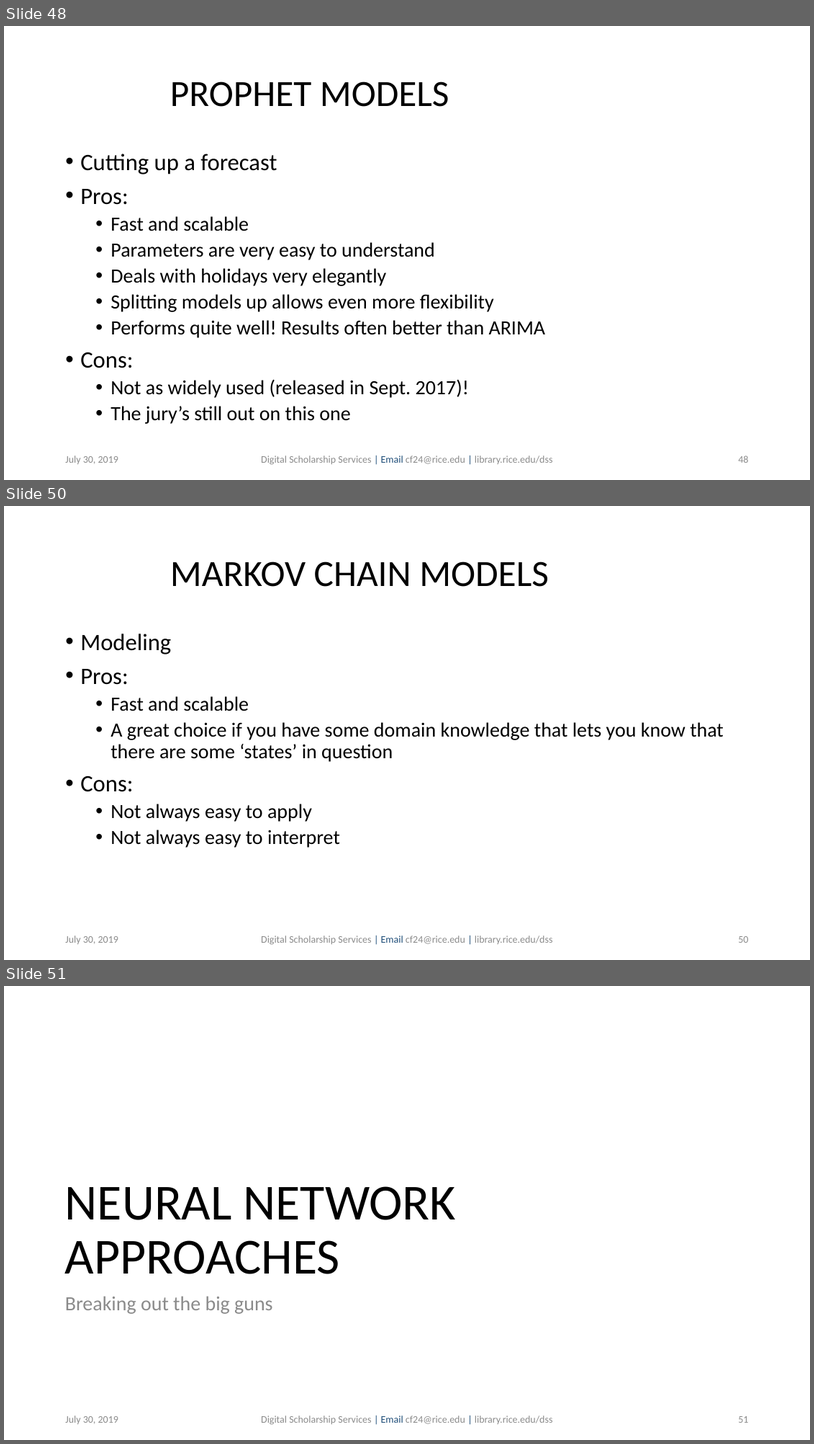
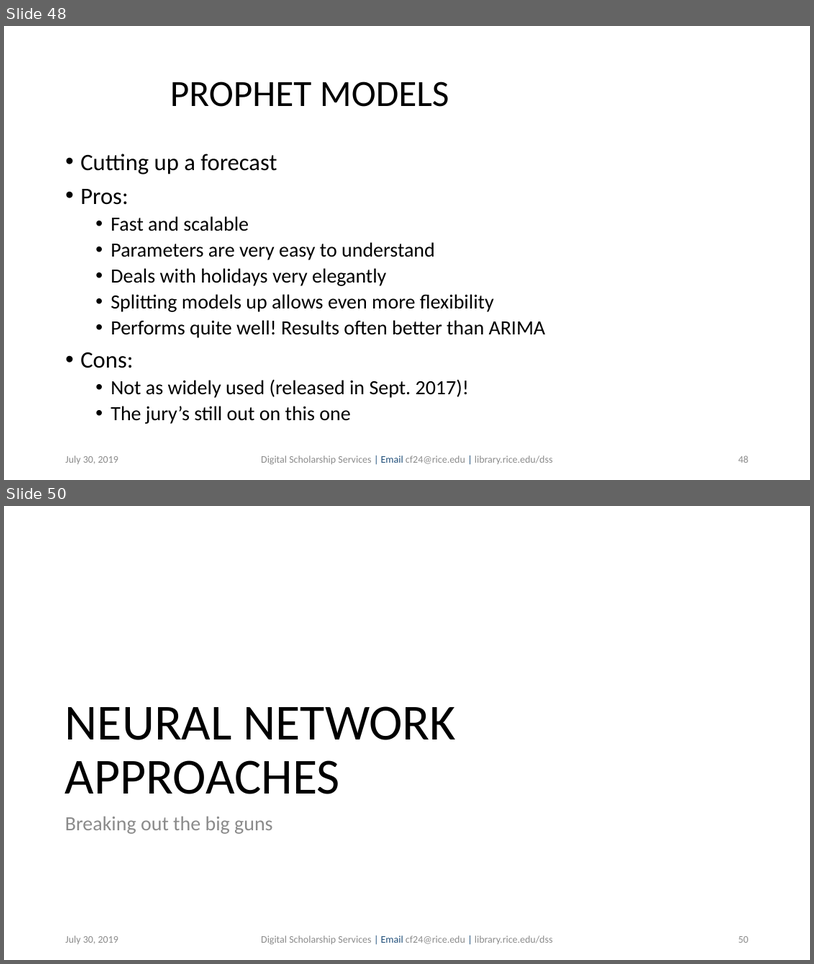
Before and after one commit to bakitybacon/rice-data-and-donuts, a slide deck: tsa/Introduction to Time Series Analysis.pptx. Shown one above the other, each under a label of ours: slides 48, 50 and 51 before the commit, slides 48 and 50 after it; the slides between them are not shown. The pictures are 814x1444 and 814x964 pixels, drawn with LibreOffice and Linux fonts; fonts in the diff are those of the drawing; background and template pictures are left out. Boxes give left, top, right and bottom in pixels: in the first picture for what was removed or moved away, otherwise in the second. Text is boxed around its words. In the diff, an @@ line names an element or a change of style, - is before the commit and + after.

```diff
--- a/tsa/Introduction to Time Series Analysis.pptx
+++ b/tsa/Introduction to Time Series Analysis.pptx
@@ slide 50 removed at (4,506,810,960), background #FFFFFF @@
@@ title removed at (170,561,549,587) @@
-MARKOV CHAIN MODELS
@@ text removed at (80,633,724,847) @@
-• Modeling
-• Pros:
-  • Fast and scalable
-  • A great choice if you have some domain knowledge that lets you know that there are some ‘states’ in question
-• Cons:
-  • Not always easy to apply
-  • Not always easy to interpret
@@ text removed at (65,935,118,944) @@
-July 30, 2019
@@ text removed at (261,935,553,944) @@
-Digital Scholarship Services | Email cf24@rice.edu | library.rice.edu/dss
@@ page number removed at (738,936,748,942) @@
-50
@@ what was slide 51 is now slide 50 @@
@@ page number at (738,936,748,942): text changed @@
-51
+50
```
Also in this commit, not shown: 1 slide changed.
